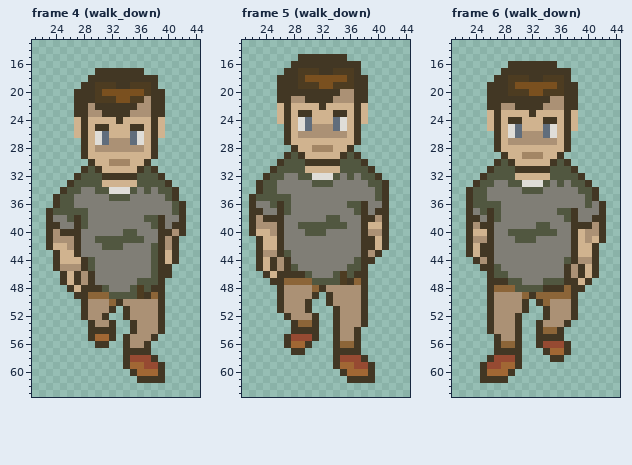
Two states of a pixel-art file, Assets/Sprites/Ase/character.aseprite. Above: the version before the commit.
64x64 pixels, 47 frames. Shown: frame 4 (walk_down): x 21..44, y 13..63; frame 5 (walk_down): x 21..44, y 13..63; frame 6 (walk_down): x 21..44, y 13..63. The commit also changed other frames, which this record leaves out.
And afterwards:
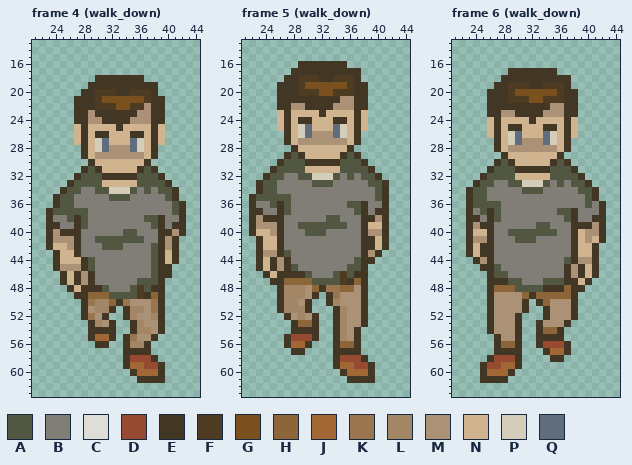
Palette (. is transparent): A #515740  B #807e76  C #dfddd8  D #964a32  E #423724  F #4d3c21  G #7a501f  H #8c6538  J #a16734  K #99764f  L #a38665  M #ab9175  N #d0b38f  P #d3cdba  Q #606d7c
Edits made:
Changed rows in their new state; - is an unchanged pixel.
Frame 4 (walk_down), layer "default/head":
first column x 27:
17 ---.......---
18 --.-------..-
19 -.-EEE--EEE--
20 .---FFEEFF--.
21 ----GG--GGF--
22 --EFFFGGFF---
23 ---E----E----
24 E-MMEE-EMMM-E
25 ---NN-E-NN---
26 ---EE---EE---
27 N--P-NNN-P--N
28 ---PQ---QP---
29 ---MMMMMMM---
30 -----NNN-----
first column x 32:
34 PPP
first column x 29:
50 KLL--K---K
51 -LL---LL-K
52 K-----L--L
53 -L-----L--
54 -------LL-
55 ------K---
56 ------LL--
Frame 5 (walk_down), layer "default/head":
first column x 26:
15 ---.......---
16 --.-------..-
17 -.-EEE--EEE--
18 .---FFEEFF--.
19 ----GG--GG---
20 ---FFFGGFFF--
21 --EE----E----
22 E-MMEE-EMMM-E
23 ---NN-E-NN---
24 ---EE---EE---
25 N--P-NNN-P--N
26 ---PQ---QP---
27 ---MMMMMMM---
28 -----NNN-----
first column x 31:
32 PPP
first column x 27:
48 LLL---KKHH
49 LLL----K--
50 LL-----L--
51 LLL-----L-
52 --L-----L-
53 --------L-
54 --------L-
55 --------L-
Frame 6 (walk_down), layer "default/head":
first column x 26:
16 ---.......---
17 --.-------..-
18 -.-EEE--EEE--
19 .---FFEEFF--.
20 ----GG--GG---
21 ---FFFGGFFF--
22 --EE----E----
23 E-MMEE-EMMM-E
24 ---NN-E-NN---
25 ---EE---EE---
26 N--P-NNN-P--N
27 ---PQ---QP---
28 ---MMMMMMM---
29 -----NNN-----
first column x 31:
33 PPP
